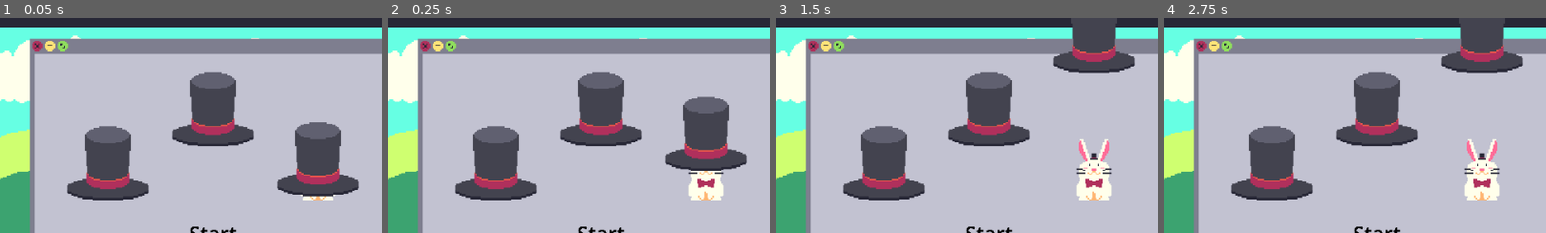
Above: before the commit, frames 1-4 (left to right).
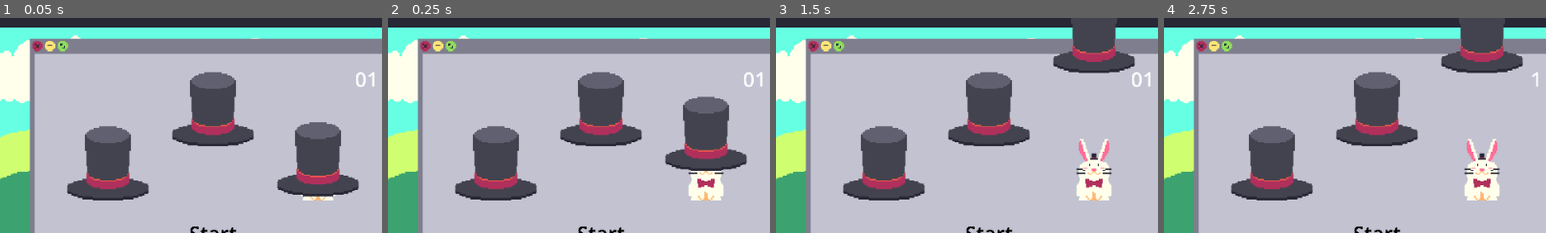
Above: after the commit, the same moments.

Repository: vazor222/MakersMartGameInADay2026PlayDontWork
Game: Godot game, scene res://magic.tscn
The game is run twice, just before and just after one commit, with the same random seed, the same clock (stepped at 60 frames per second) and the same inputs.
Inputs (mouse positions are % of the whole screen's width and height, from its top left):
- Up to frame 1 (0.05 s): no input
- Up to frame 2 (0.25 s): no input
- Up to frame 3 (1.5 s): move the mouse to (53, 84) at 0.52 s; click (53, 84) at 0.6 s; tap Enter at 1.25 s; move the mouse to (47, 84) at 1.27 s; click (47, 84) at 1.35 s
- Up to frame 4 (2.75 s): tap Space at 2 s; move the mouse to (36, 55) at 2.02 s; click (36, 55) at 2.1 s
The pictures show only the part of the screen within x 22-72%, y 22-72%; the shares and areas given below are measured in that part.

The runs differ from the first frame. In frame 1, 0.1% of the frame differs, in the area x 93-98%, y 25-32%; in frame 2, 0.1%; in frame 3, 0.1%; in frame 4, less than 0.1%.

Commit message:
added score counter.

Diff:
--- a/MagicMiniGamePrototype/HatClick.gd
+++ b/MagicMiniGamePrototype/HatClick.gd
@@ -27,6 +27,7 @@
 		var correct = get_tree().get_first_node_in_group('start_shuffle').get_correct_hat_index()
 		if index == correct:
 			score += 1
+			get_tree().get_first_node_in_group('magic_office').add_score(1)
 
 func _on_drop_finished():
 	get_tree().get_first_node_in_group('start_shuffle').continue_shuffle()
--- a/MagicMiniGamePrototype/magic.tscn
+++ b/MagicMiniGamePrototype/magic.tscn
@@ -202,6 +202,15 @@
 [node name="CollisionShape2D" type="CollisionShape2D" parent="HatGame/StartButtonNode2D/Area2D"]
 shape = SubResource("RectangleShape2D_nchso")
 
+[node name="ScoreLabel" type="Label" parent="HatGame"]
+offset_left = 445.0
+offset_top = -128.0
+offset_right = 519.0
+offset_bottom = -40.0
+theme_override_font_sizes/font_size = 64
+text = "01"
+horizontal_alignment = 2
+
 [node name="Camera2D" type="Camera2D" parent="."]
 zoom = Vector2(0.4, 0.4)
 
--- a/MagicMiniGamePrototype/magicOffice.gd
+++ b/MagicMiniGamePrototype/magicOffice.gd
@@ -2,7 +2,10 @@
 @onready var game_window = $Node2D/GameWindow
 @onready var hat_game = $HatGame
 @onready var worksheet_window = $Node2D/WorksheetWindow
+@onready var score_label = $HatGame/ScoreLabel
 
+
+var score = 0
 
 # Called when the node enters the scene tree for the first time.
 func _ready():
@@ -24,3 +27,7 @@
 
 	game_window.hide()
 	hat_game.hide()
+
+func add_score(amount):
+	score += amount
+	score_label.text = str(score)
